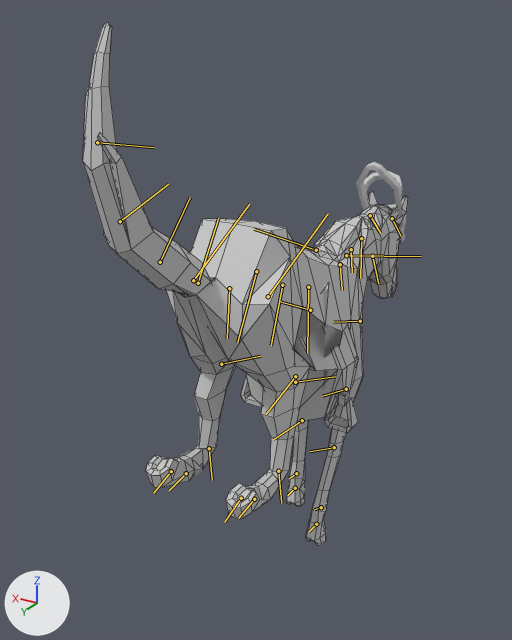
Before and after pictures for a commit that changed the FBX model Assets/Resources/Models/Horse/jump.fbx.
Rendered twice from a camera (50 mm lens) standing at (-1.47, 2.73, 2.73) and looking at (0.16, 0.0, 1.36). Lighting does not change. The marker at lower left points along +X, +Y and +Z. Both versions are drawn at frame 71 of the action 'Take 001'; the numbers are the values there. The bones that bend it are drawn over the model as lines. Mesh edges are drawn as thin lines on the coarser meshes.

Names of what the first picture shows: 'Horse', 'Horse_Reins', 'Horse_Saddle'.
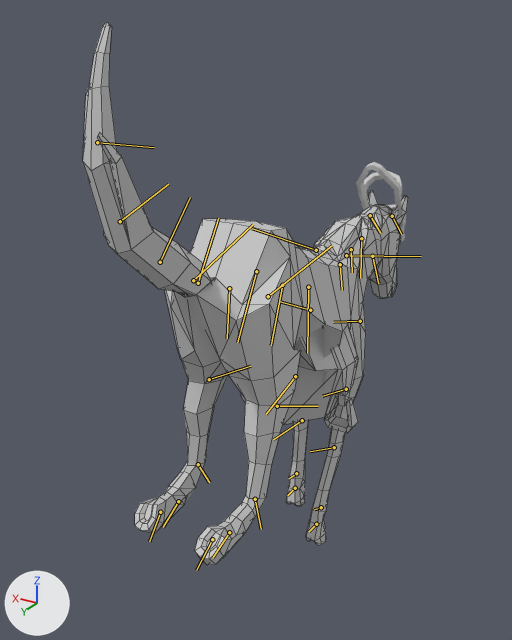
Pixel boxes (x1, y1, x2, y2) of what changed, in the pictures (512 x 640 px):
'Horse', posed: before (83, 21, 408, 545); after (83, 21, 408, 565)
bone 'Bip001 Ponytail2', root to tip: before (392, 218) to (401, 236); after (392, 216) to (401, 234)
bone 'Bip001 L Clavicle', root to tip: before (316, 250) to (254, 229); after (316, 250) to (252, 228)
bone 'Bip001 L Thigh', root to tip: before (193, 280) to (249, 204); after (193, 280) to (253, 224)
bone 'Bip001 L Calf', root to tip: before (221, 364) to (260, 356); after (209, 379) to (250, 366)
bone 'Bip001 L HorseLink', root to tip: before (209, 448) to (212, 480); after (198, 464) to (209, 482)
bone 'Bip001 L Toe0', root to tip: before (171, 471) to (153, 493); after (160, 512) to (149, 541)
bone 'Bip001 R Thigh', root to tip: before (268, 296) to (328, 213); after (268, 296) to (332, 245)
bone 'Bip001 R Calf', root to tip: before (295, 382) to (335, 376); after (277, 406) to (318, 406)
bone 'Bip001 R HorseLink', root to tip: before (278, 471) to (281, 503); after (255, 499) to (261, 529)
bone 'Bip001 R Foot', root to tip: before (254, 499) to (238, 518); after (229, 532) to (212, 558)

The change in detail:
Bone 'Bip001 Ponytail2' (bone_bip001_ponytail2) moves from (0.0, 0.0, 0.0) to (1.2, -0.6, 0.0).
Bone 'Bip001 L Clavicle' (bone_bip001_l_clavicle) moves from (-0.1, 0.0, -0.5) to (1.0, -0.2, -1.2).
Bone 'Bip001 L Thigh' (bone_bip001_l_thigh) turns from (0, 3, 53) to (-1, 4, 41) degrees about its own x, y and z.
Bone 'Bip001 L Calf' (bone_bip001_l_calf) turns from (0, 0, -29) to (0, 0, -14) degrees about its own x, y and z.
Bone 'Bip001 L HorseLink' (bone_bip001_l_horselink) turns from (0, 0, -90) to (0, 0, -68) degrees about its own x, y and z.
Bone 'Bip001 L Toe0' (bone_bip001_l_toe0) turns from (0, 0, -43) to (0, 0, -32) degrees about its own x, y and z.
Bone 'Bip001 R Thigh' (bone_bip001_r_thigh) turns from (0, -3, 55) to (1, -3, 37) degrees about its own x, y and z.
Bone 'Bip001 R Calf' (bone_bip001_r_calf) turns from (0, 0, -32) to (0, 0, -20) degrees about its own x, y and z.
Bone 'Bip001 R HorseLink' (bone_bip001_r_horselink) turns from (0, 0, -85) to (0, 0, -75) degrees about its own x, y and z.
Bone 'Bip001 R Foot' (bone_bip001_r_foot) turns from (0, 0, -36) to (0, 0, -28) degrees about its own x, y and z.
